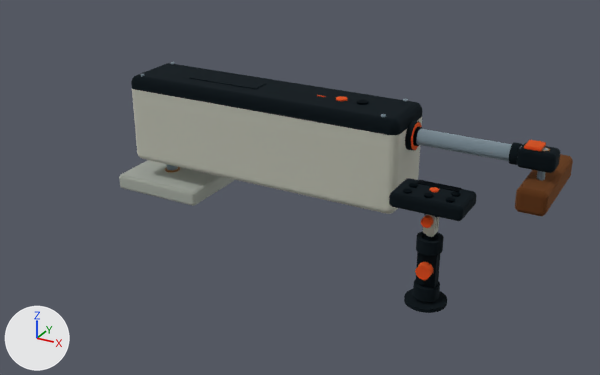
What one commit did to the glTF model site/omatiller/model/omatiller-02.glb.
Rendered twice from a 50 mm lens placed at (0.526, -1.005, 0.411), pointed at (0.014, -0.074, -0.055). Arrows for +X, +Y and +Z are at lower left; the lights stay in place. The first picture is the older version. Where no turn or scale is listed for an object, it has been applied to the vertices. Vertices at exactly the same position are counted once.
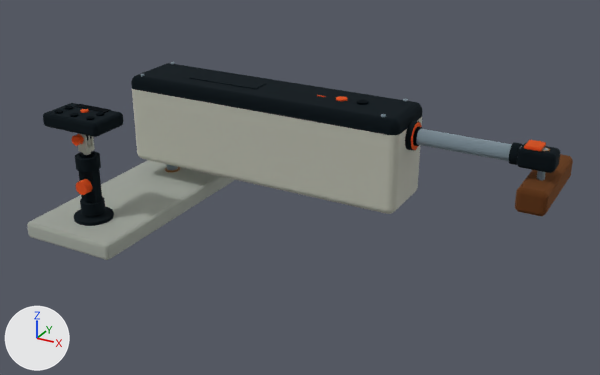
Changed parts and their boxes [x1, y1, x2, y2] in the pictures (600 x 375 px; the box of a moved part takes in the faces that stretch with it):
'cockpit_seat', reshaped (79% wider, 115% taller)
    before: [119, 160, 235, 206]
    after: [27, 160, 235, 260]
'remote_body', moved
    before: [389, 178, 477, 221]
    after: [43, 103, 123, 137]
'mount_base', moved
    before: [404, 289, 447, 313]
    after: [74, 207, 114, 226]
'ball_arm', moved
    before: [416, 252, 440, 288]
    after: [79, 169, 102, 203]
'upper_ball_socket', moved
    before: [416, 231, 444, 256]
    after: [75, 151, 101, 172]
'lower_ball_socket', moved
    before: [413, 279, 440, 302]
    after: [80, 196, 105, 216]
'arm_knob', moved
    before: [415, 262, 433, 280]
    after: [76, 179, 92, 195]
'remote_display', moved
    before: [417, 180, 462, 192]
    after: [74, 104, 110, 113]
'thumbscrew_knob', moved
    before: [421, 215, 434, 228]
    after: [72, 134, 84, 146]
'mount_prong_near', moved
    before: [423, 214, 436, 231]
    after: [78, 134, 88, 149]
'mount_adapter', moved
    before: [423, 227, 438, 236]
    after: [78, 146, 95, 153]
'upper_ball', moved (mostly hidden)
    before: [422, 234, 438, 241]
    after: [80, 153, 95, 158]
'remote_key_2_0', moved
    before: [446, 197, 455, 203]
    after: [86, 116, 94, 120]
'remote_key_1_0', moved
    before: [424, 193, 433, 198]
    after: [70, 113, 79, 117]
'remote_key_2_1', moved
    before: [451, 192, 461, 197]
    after: [96, 112, 104, 116]
'remote_key_0_0', moved
    before: [403, 189, 412, 194]
    after: [54, 110, 63, 114]
'remote_key_0_1', moved
    before: [409, 183, 418, 188]
    after: [65, 106, 73, 110]
'remote_key_1_1', moved
    before: [430, 187, 439, 192]
    after: [80, 109, 89, 113]
'lower_ball', moved (mostly hidden)
    before: [419, 284, 429, 288]
    after: [85, 200, 92, 203]
part 1 of me_cockpit_seat, moved or reshaped
    before: [119, 174, 195, 206]
    after: [27, 174, 195, 260]

The change, as a diff of the scene's bpy script:
```diff
--- a/site/omatiller/model/omatiller-02.glb.py
+++ b/site/omatiller/model/omatiller-02.glb.py
@@ me_cockpit_seat @@
-me_cockpit_seat.from_pydata(...)  # 958 vertices, 1916 faces; spans x -0.33..-0.18, y -0.06..0.06, z -0.135..-0.11
+me_cockpit_seat.from_pydata(...)  # 958 vertices, 1916 faces; spans x -0.33..-0.18, y -0.26..0.06, z -0.135..-0.11
+# me_cockpit_seat part 1: all 428 vertices in x -0.33..-0.18, y -0.06..-0.054, z -0.135..-0.11 are moved by (0.0, -0.2, 0.0)
 me_cockpit_seat.materials.append(mat_mat_10)
@@ me_mount_prong_near @@
-me_mount_prong_near.from_pydata(...)  # 160 vertices, 320 faces; spans x 0.2075..0.2225, y -0.1027..-0.0997, z -0.06..-0.0375
+me_mount_prong_near.from_pydata(...)  # 160 vertices, 320 faces; spans x -0.2625..-0.2475, y -0.2077..-0.2047, z -0.0015..0.021
+# me_mount_prong_near part 2: the whole mesh is moved by (-0.47, -0.105, 0.0585)
 me_mount_prong_near.materials.append(mat_mat_2)
@@ me_upper_ball_socket @@
-me_upper_ball_socket.from_pydata(...)  # 204 vertices, 408 faces; spans x 0.198..0.232, y -0.112..-0.078, z -0.091..-0.073
+me_upper_ball_socket.from_pydata(...)  # 204 vertices, 408 faces; spans x -0.272..-0.238, y -0.217..-0.183, z -0.0325..-0.0145
+# me_upper_ball_socket part 3: the whole mesh is moved by (-0.47, -0.105, 0.0585)
 me_upper_ball_socket.materials.append(mat_mat_0)
@@ me_lower_ball_socket @@
-me_lower_ball_socket.from_pydata(...)  # 204 vertices, 408 faces; spans x 0.198..0.232, y -0.112..-0.078, z -0.159..-0.141
+me_lower_ball_socket.from_pydata(...)  # 204 vertices, 408 faces; spans x -0.272..-0.238, y -0.217..-0.183, z -0.1005..-0.0825
+# me_lower_ball_socket part 4: the whole mesh is moved by (-0.47, -0.105, 0.0585)
 me_lower_ball_socket.materials.append(mat_mat_0)
@@ ob_remote_body @@
 ob_remote_body = bpy.data.objects.new('remote_body', me_remote_body)
-ob_remote_body.location = (0.215, -0.095, -0.02)
+ob_remote_body.location = (-0.255, -0.2, 0.039)
@@ ob_remote_display @@
 ob_remote_display = bpy.data.objects.new('remote_display', me_remote_display)
-ob_remote_display.location = (0.215, -0.075, -0.01)
+ob_remote_display.location = (-0.255, -0.18, 0.049)
@@ ob_remote_key_0_0 @@
 ob_remote_key_0_0 = bpy.data.objects.new('remote_key_0_0', me_remote_key_0_0)
-ob_remote_key_0_0.location = (0.187, -0.111, -0.009)
+ob_remote_key_0_0.location = (-0.283, -0.216, 0.05)
@@ ob_remote_key_0_1 @@
 ob_remote_key_0_1 = bpy.data.objects.new('remote_key_0_1', me_remote_key_0_1)
-ob_remote_key_0_1.location = (0.187, -0.091, -0.009)
+ob_remote_key_0_1.location = (-0.283, -0.196, 0.05)
@@ ob_remote_key_1_0 @@
 ob_remote_key_1_0 = bpy.data.objects.new('remote_key_1_0', me_remote_key_1_0)
-ob_remote_key_1_0.location = (0.215, -0.111, -0.009)
+ob_remote_key_1_0.location = (-0.255, -0.216, 0.05)
@@ ob_remote_key_1_1 @@
 ob_remote_key_1_1 = bpy.data.objects.new('remote_key_1_1', me_remote_key_1_1)
-ob_remote_key_1_1.location = (0.215, -0.091, -0.009)
+ob_remote_key_1_1.location = (-0.255, -0.196, 0.05)
@@ ob_remote_key_2_0 @@
 ob_remote_key_2_0 = bpy.data.objects.new('remote_key_2_0', me_remote_key_2_0)
-ob_remote_key_2_0.location = (0.243, -0.111, -0.009)
+ob_remote_key_2_0.location = (-0.227, -0.216, 0.05)
@@ ob_remote_key_2_1 @@
 ob_remote_key_2_1 = bpy.data.objects.new('remote_key_2_1', me_remote_key_2_1)
-ob_remote_key_2_1.location = (0.243, -0.091, -0.009)
+ob_remote_key_2_1.location = (-0.227, -0.196, 0.05)
@@ ob_mount_adapter @@
 ob_mount_adapter = bpy.data.objects.new('mount_adapter', me_mount_adapter)
-ob_mount_adapter.location = (0.215, -0.095, -0.063)
+ob_mount_adapter.location = (-0.255, -0.2, -0.004)
@@ ob_thumbscrew_knob @@
 ob_thumbscrew_knob = bpy.data.objects.new('thumbscrew_knob', me_thumbscrew_knob)
-ob_thumbscrew_knob.location = (0.215, -0.11, -0.045)
+ob_thumbscrew_knob.location = (-0.255, -0.215, 0.014)
@@ ob_upper_ball @@
 ob_upper_ball = bpy.data.objects.new('upper_ball', me_upper_ball)
-ob_upper_ball.location = (0.215, -0.095, -0.082)
+ob_upper_ball.location = (-0.255, -0.2, -0.023)
@@ ob_lower_ball @@
 ob_lower_ball = bpy.data.objects.new('lower_ball', me_lower_ball)
-ob_lower_ball.location = (0.215, -0.095, -0.15)
+ob_lower_ball.location = (-0.255, -0.2, -0.091)
@@ ob_ball_arm @@
 ob_ball_arm = bpy.data.objects.new('ball_arm', me_ball_arm)
-ob_ball_arm.location = (0.215, -0.095, -0.116)
+ob_ball_arm.location = (-0.255, -0.2, -0.057)
@@ ob_arm_knob @@
 ob_arm_knob = bpy.data.objects.new('arm_knob', me_arm_knob)
-ob_arm_knob.location = (0.215, -0.108, -0.116)
+ob_arm_knob.location = (-0.255, -0.213, -0.057)
@@ ob_mount_base @@
 ob_mount_base = bpy.data.objects.new('mount_base', me_mount_base)
-ob_mount_base.location = (0.215, -0.095, -0.166)
+ob_mount_base.location = (-0.255, -0.2, -0.107)
```
